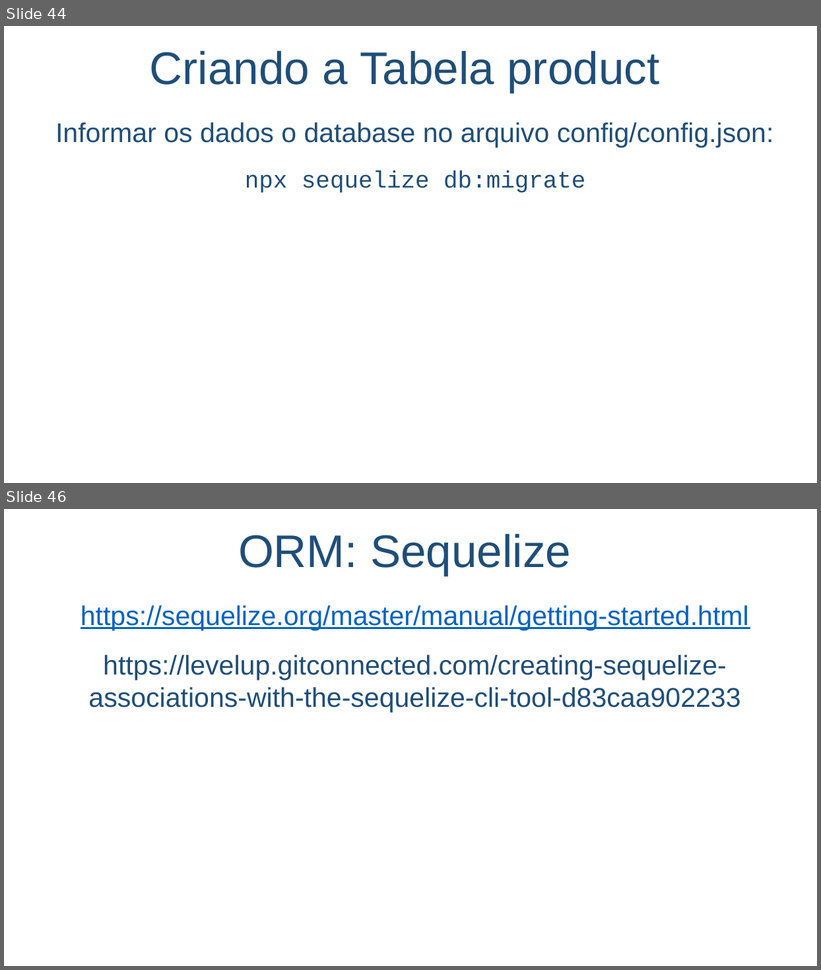
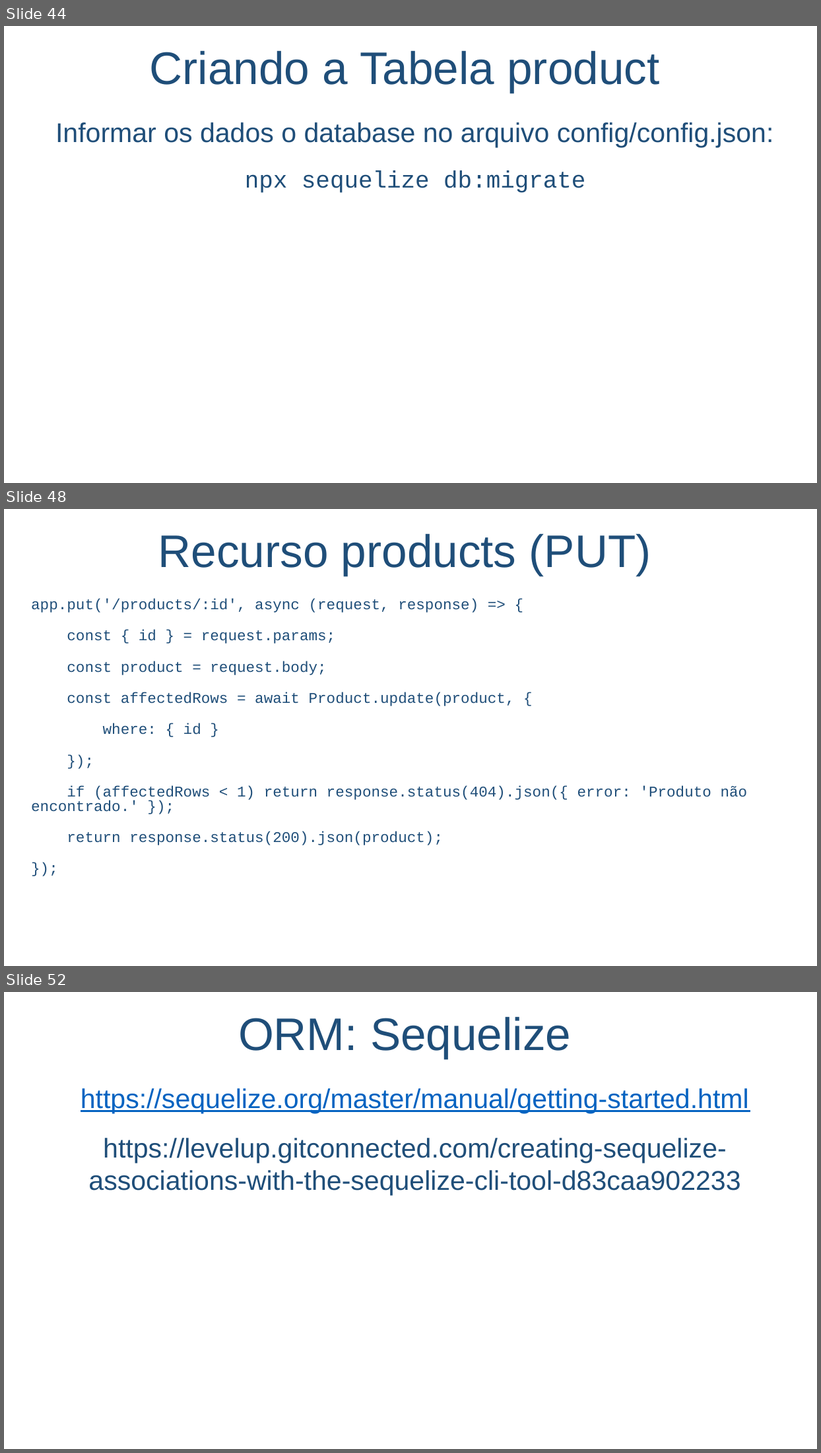
Before and after one commit to salmo-jr/public-slides, a slide deck: node-js.pptx. Shown one above the other, each under a label of ours: slides 44 and 46 before the commit, slides 44, 48 and 52 after it; the slides between them are not shown. The pictures are 821x970 and 821x1453 pixels, drawn with LibreOffice and Linux fonts; fonts in the diff are those of the drawing; background and template pictures are left out. Boxes give left, top, right and bottom in pixels: in the first picture for what was removed or moved away, otherwise in the second. Text is boxed around its words. In the diff, an @@ line names an element or a change of style, - is before the commit and + after.

```diff
--- a/node-js.pptx
+++ b/node-js.pptx
@@ slide 48 added at box(4, 509, 817, 966), background picture (left out) @@
@@ text added at box(158, 533, 651, 576), 54 pt, text #1F4E79 @@
+Recurso products (PUT)
@@ text added at box(31, 599, 748, 846), 17.6 pt, text #1F4E79 @@
+app.put('/products/:id', async (request, response) => {
+const { id } = request.params;
+const product = request.body;
+const affectedRows = await Product.update(product, {
+where: { id }
+});
+if (affectedRows < 1) return response.status(404).json({ error: 'Produto não encontrado.' });
+return response.status(200).json(product);
+});
@@ what was slide 46 is now slide 52 @@
```
Also in this commit, not shown: 5 slides changed, 5 other slides added.
